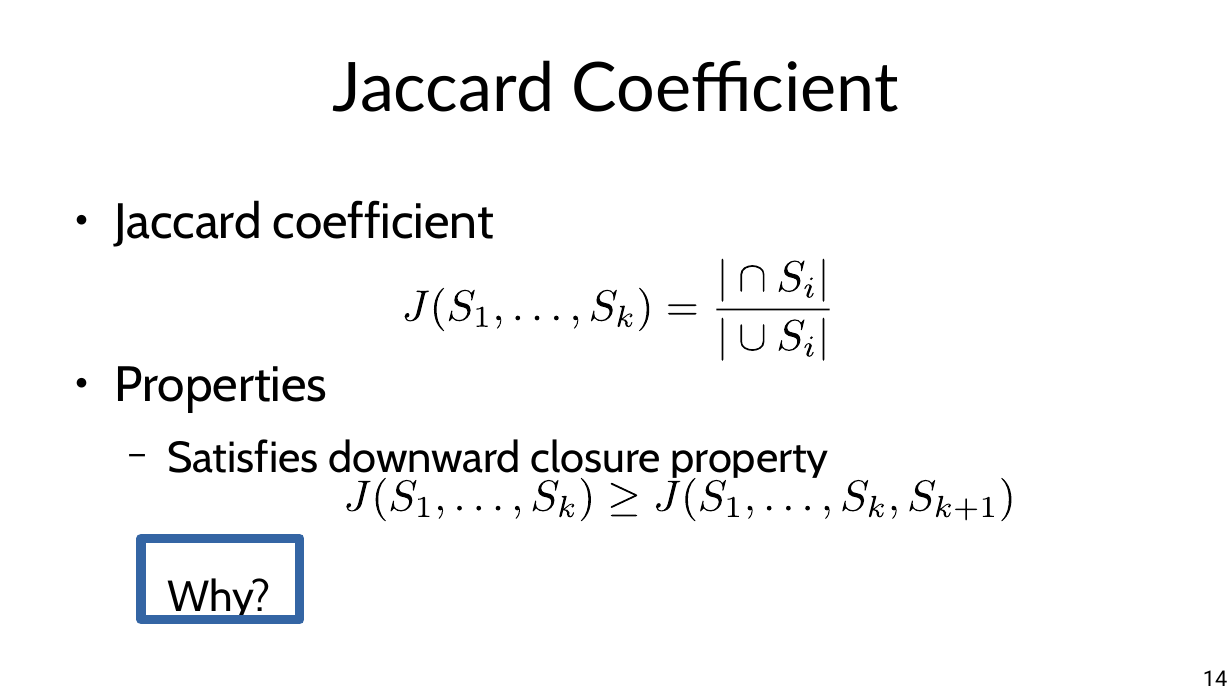
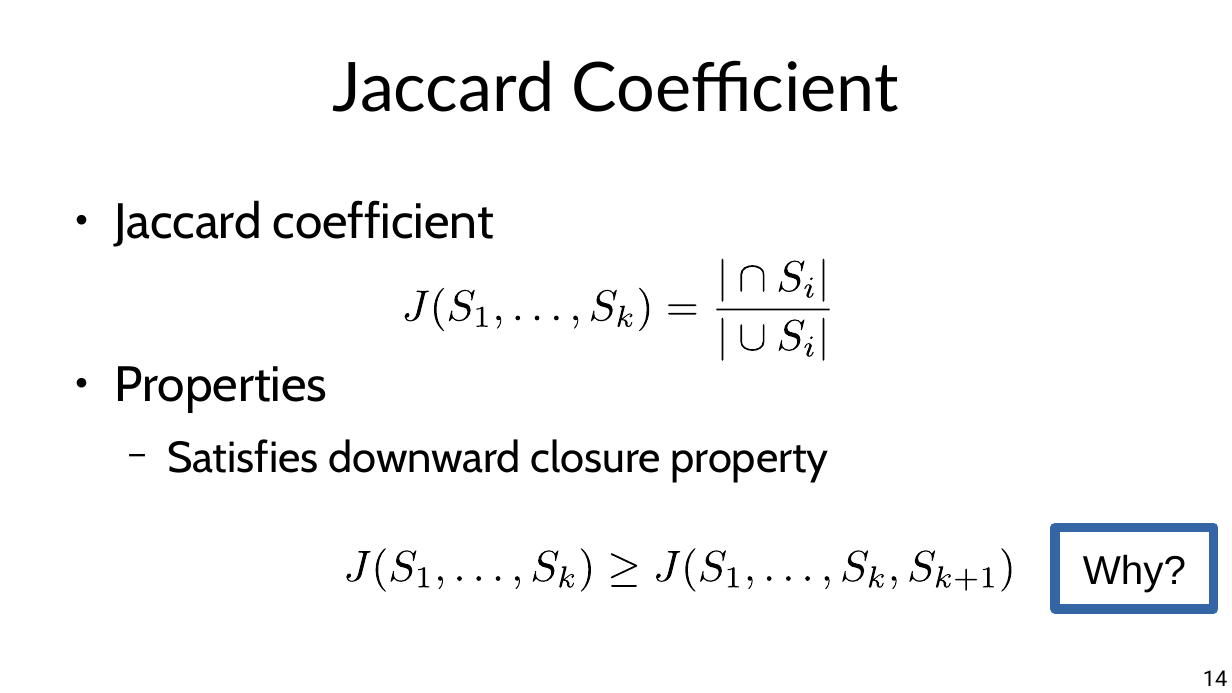
Before and after one commit to marco-calautti/data-mining-course, a slide deck: slide 14 of theory/odp/tt15_extending_association_analysis.odp. Drawn at 1232x693 pixels with LibreOffice and Linux fonts; fonts in the diff are those of the drawing. Boxes give left, top, right and bottom in pixels: in the first picture for what was removed or moved away, otherwise in the second. Text is boxed around its words. In the diff, an @@ line names an element or a change of style, - is before the commit and + after.

```diff
--- a/theory/odp/tt15_extending_association_analysis.odp
+++ b/theory/odp/tt15_extending_association_analysis.odp
@@ rectangle removed at (x1=141, y1=539, x2=300, y2=620) @@
@@ rectangle added at (x1=1055, y1=528, x2=1214, y2=609), outline #3465A4 6.01 pt, 26 pt, text #000000 @@
+Why?
@@ 31 freeform shapes moved together from (x1=343, y1=478, x2=1016, y2=522) to (x1=343, y1=549, x2=1016, y2=593) @@
@@ text at (x1=167, y1=578, x2=271, y2=622): paragraph removed @@
-  Why?
```
Also in this commit, not shown: 8 other slides changed, 3 other files.
